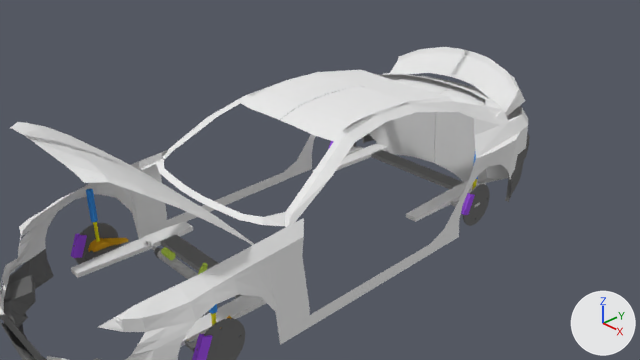
Renders of the Blender file BMW/bmw150i.blend from each side of a commit.
The view is the same before and after, from the file's camera 'Camera'. Every picture has the same lights, and +X, +Y and +Z are marked at lower right.

The first picture shows 'body', 'brakeDisk', 'brakeDisk.001', 'brakeDisk.003', 'frontBumper', 'frontSuspensionFrame', 'frontSuspensionFrame.001', 'hood', 'rearBumper', 'trunk'.
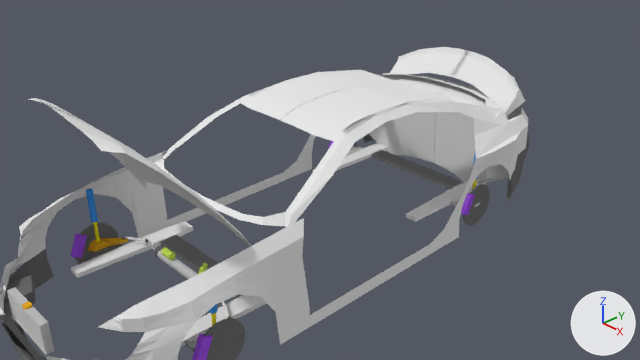
Changed parts and their boxes [x1, y1, x2, y2] in the pictures (640 x 360 px):
'hood', turned
    before: [10, 122, 254, 245]
    after: [24, 98, 251, 246]
'radiator', added
    after: [7, 287, 54, 355]
'Cylinder.004', added
    after: [22, 302, 32, 309]
'leftSteeringBallJoint', added
    after: [222, 301, 230, 317]

What changed in the scene script:
```text
Add me_cylinder_023:
    me_cylinder_023.from_pydata(...)  # a 32-sided cylinder along z spanning x -1.0..1.0, y -1.0..1.0, z -1.0..1.0
    me_cylinder_023.materials.append(mat_orangepart)  # orange #e7ab26
Add me_cube_010:
    me_cube_010.from_pydata(...)  # 224 vertices, 222 faces; spans x -1.0..1.02, y -0.62..1.0, z -1.0..1.0
    me_cube_010.materials.append(mat_partsgrey)  # light grey #c0c0c0
Change ob_hood:
    ob_hood.rotation_euler: (-0.848, 0.0, 0.0) -> (-1.023, 0.0, 0.0)  # degrees (-49, 0, 0) -> degrees (-59, 0, 0)
Add ob_leftsteeringballjoint:
    ob_leftsteeringballjoint = bpy.data.objects.new('leftSteeringBallJoint', me_cylinder_002.copy())  # the mesh of ob_rotationnuckle_002
    ob_leftsteeringballjoint.location = (1.178, -2.285, -0.231)
    ob_leftsteeringballjoint.rotation_euler = (0.0, 1.721, -0.37)  # degrees (0, 99, -21)
    ob_leftsteeringballjoint.scale = (-0.0178, -0.0178, -0.226)
Add ob_cylinder_004:
    ob_cylinder_004 = bpy.data.objects.new('Cylinder.004', me_cylinder_023)
    ob_cylinder_004.parent = ob_radiator
    ob_cylinder_004.matrix_parent_inverse = Matrix(((2.071, 0.0, 0.0, -0.00638), (0.0, 14.79, 0.0, 62.49), (0.0, 0.0, 4.646, 0.0919), (0.0, 0.0, 0.0, 1.0)))
    ob_cylinder_004.location = (0.019, -4.21, 0.204)
    ob_cylinder_004.scale = (-0.0544, -0.0544, -0.0179)
Add ob_radiator:
    ob_radiator = bpy.data.objects.new('radiator', me_cube_010)
    ob_radiator.location = (0.003, -4.361, -0.02)
    ob_radiator.scale = (0.483, 0.0676, 0.215)
```
